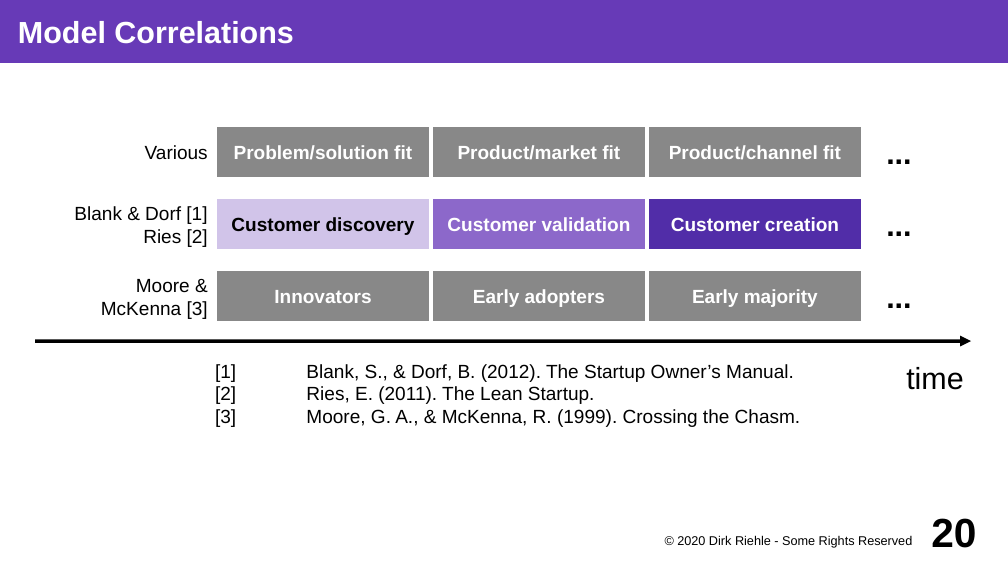
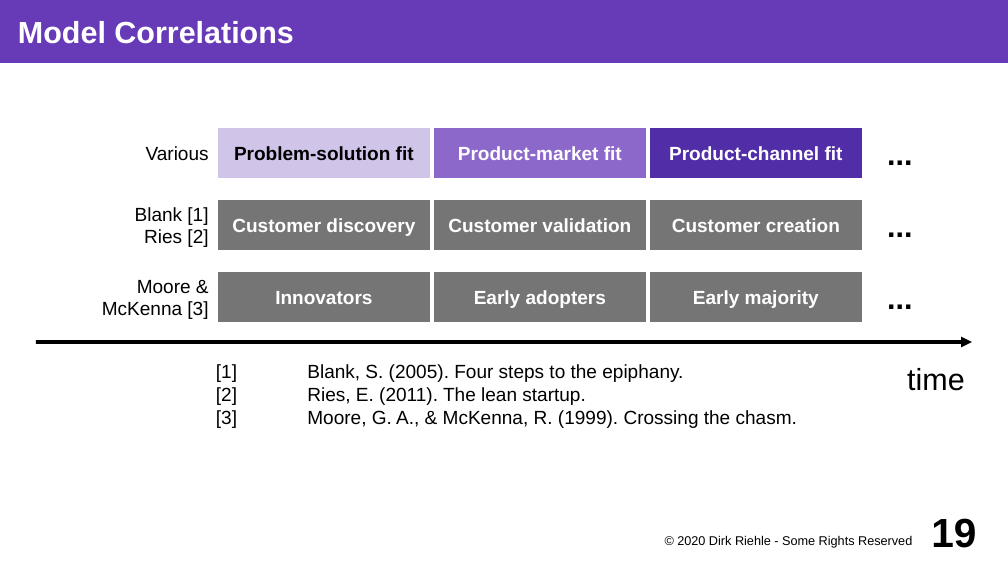
Before and after one commit to dirkriehle/coss-course, a slide deck: slide 19 of Lecture slides/COSS D01 - Software Startups.odp (slide 20 before the commit). Drawn at 1008x567 pixels with LibreOffice and Linux fonts; fonts in the diff are those of the drawing. Boxes give left, top, right and bottom in pixels: in the first picture for what was removed or moved away, otherwise in the second. Text is boxed around its words. In the diff, an @@ line names an element or a change of style, - is before the commit and + after.

Commit message:
Fixes after startups session, fixes going forward

```diff
--- a/Lecture slides/COSS D01 - Software Startups.odp
+++ b/Lecture slides/COSS D01 - Software Startups.odp
@@ rectangle "Problem-solution fit" at <box>216,126,432,180</box>: fill #888888 to #D1C4E9 @@
@@ text in rectangle at <box>234,146,414,160</box>: text changed; text colour #FFFFFF to #000000 @@
-Problem/solution fit
+Problem-solution fit
@@ rectangle "Product-market fit" at <box>432,126,648,180</box>: fill #888888 to #8C68CA @@
@@ text in rectangle at <box>458,146,622,160</box>: text changed @@
-Product/market fit
+Product-market fit
@@ rectangle "Product-channel fit" at <box>649,126,864,180</box>: fill #888888 to #512DA8 @@
@@ text in rectangle at <box>669,146,843,160</box>: text changed @@
-Product/channel fit
+Product-channel fit
@@ text at <box>135,207,208,225</box>: text changed @@
-Blank & Dorf [1]
+Blank [1]
@@ rectangle "Customer discovery" at <box>216,198,432,252</box>: text colour #000000 to #FFFFFF; fill #D1C4E9 to #757575 @@
@@ rectangle "Customer validation" at <box>432,198,648,252</box>: fill #8C68CA to #757575 @@
@@ rectangle "Customer creation" at <box>649,198,864,252</box>: fill #512DA8 to #757575 @@
@@ fill #888888 to #757575 in 3 elements at <box>216,270,432,324</box>, <box>432,270,648,324</box>, <box>649,270,864,324</box> @@
@@ text at <box>216,364,797,428</box>: text changed @@
-[1] Blank, S., & Dorf, B. (2012). The Startup Owner’s Manual.
-[2] Ries, E. (2011). The Lean Startup.
-[3] Moore, G. A., & McKenna, R. (1999). Crossing the Chasm.
+[1] Blank, S. (2005). Four steps to the epiphany.
+[2] Ries, E. (2011). The lean startup.
+[3] Moore, G. A., & McKenna, R. (1999). Crossing the chasm.
@@ page number at <box>931,518,976,548</box>: text changed @@
-20
+19
```
Also in this commit, not shown: 20 other slides changed, 4 slides added, 3 slides removed, 4 other files.
